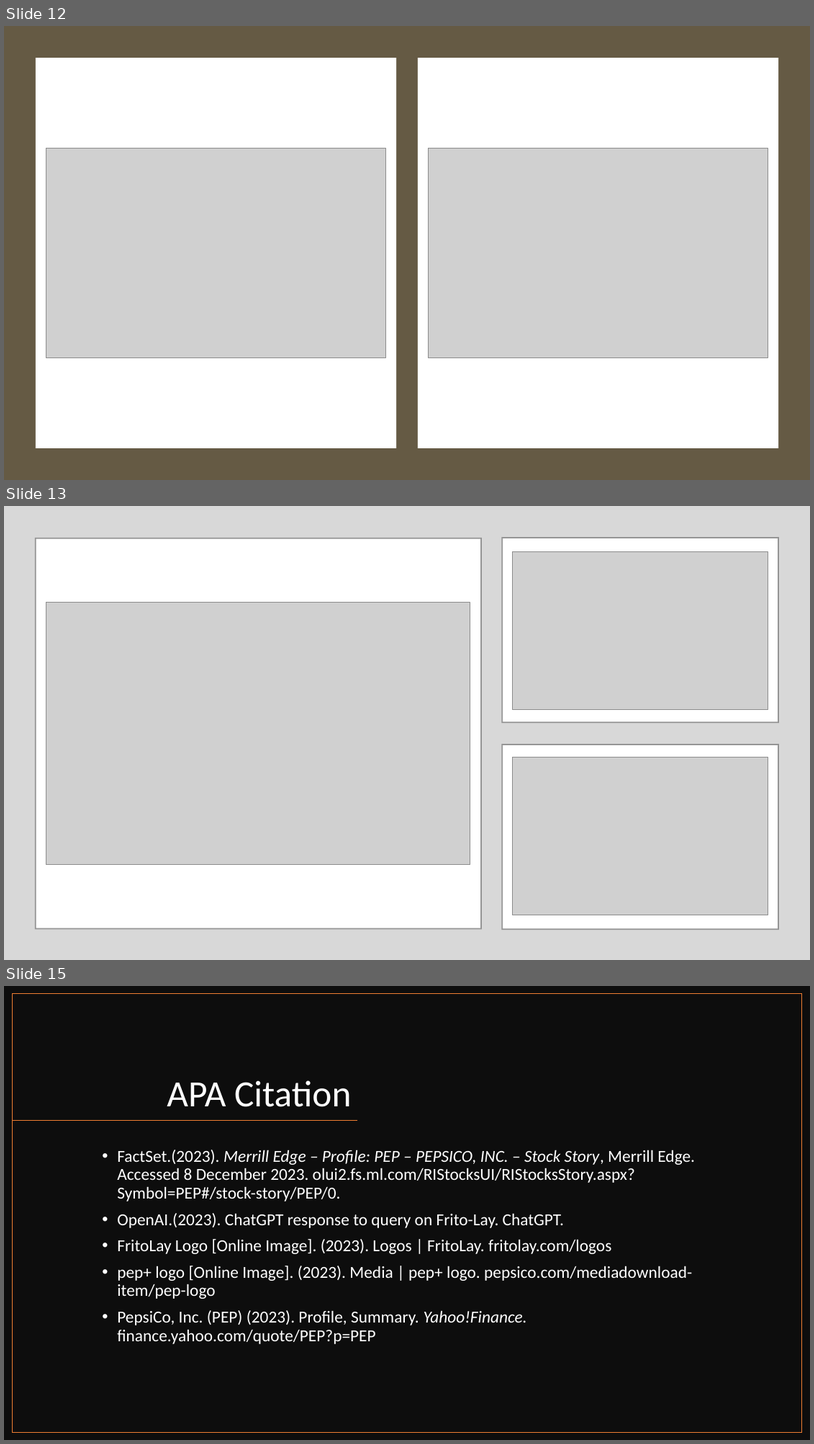
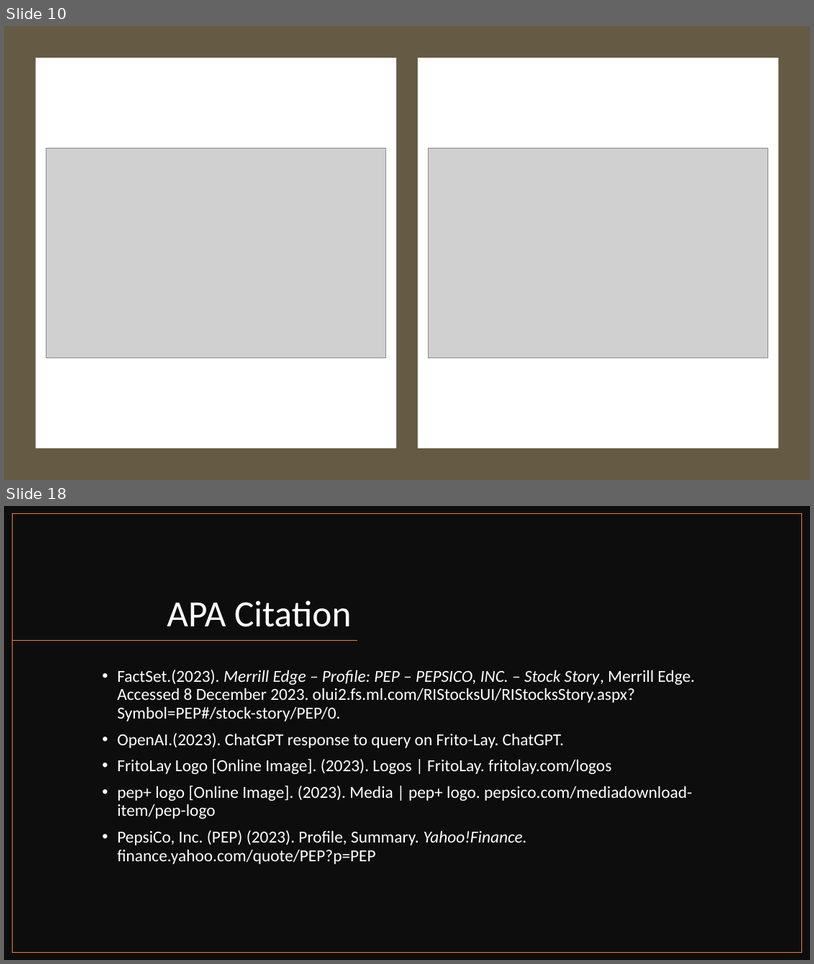
Before and after one commit to jjsmu/CaseStudy2DDS, a slide deck: Frito-Lay, Inc.pptx. Shown one above the other, each under a label of ours: slides 12, 13 and 15 before the commit, slides 10 and 18 after it; the slides between them are not shown. The pictures are 814x1444 and 814x964 pixels, drawn with LibreOffice and Linux fonts; fonts in the diff are those of the drawing; grey boxes stand for pictures. Boxes give left, top, right and bottom in pixels: in the first picture for what was removed or moved away, otherwise in the second. Text is boxed around its words. In the diff, an @@ line names an element or a change of style, - is before the commit and + after.

```diff
--- a/Frito-Lay, Inc.pptx
+++ b/Frito-Lay, Inc.pptx
@@ slide 13 removed at [4,506,810,960], background #FFFFFF @@
@@ rectangle removed at [4,506,810,960] @@
@@ rectangle removed at [36,538,481,928] @@
@@ rectangle removed at [502,538,779,723] @@
@@ picture removed at [513,552,769,709] @@
@@ picture removed at [46,602,471,864] @@
@@ rectangle removed at [502,744,779,929] @@
@@ picture removed at [513,757,769,914] @@
@@ what was slide 12 is now slide 10 @@
@@ what was slide 15 is now slide 18 @@
```
Also in this commit, not shown: 3 slides changed, 6 slides added, 2 other slides removed.
